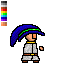
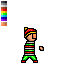
Comparing the layer stacks of the two w=64, h=64 images. Changes:
added layer "hat_000" (4th of 63, in "Wizard" › "Hat" › "double_color") in group "double_color" over box(24, 27, 37, 38)
hid "hat_000" (7th of 63, in "Wizard" › "Hat" › "double_color") over box(10, 24, 45, 47)
added layer "body_000" (1st of 48, in "Wizard" › "Body" › "triple_color") in group "triple_color" over box(21, 41, 38, 63)
hid "body_000" (6th of 48, in "Wizard" › "Body" › "triple_color") over box(21, 41, 40, 63)
